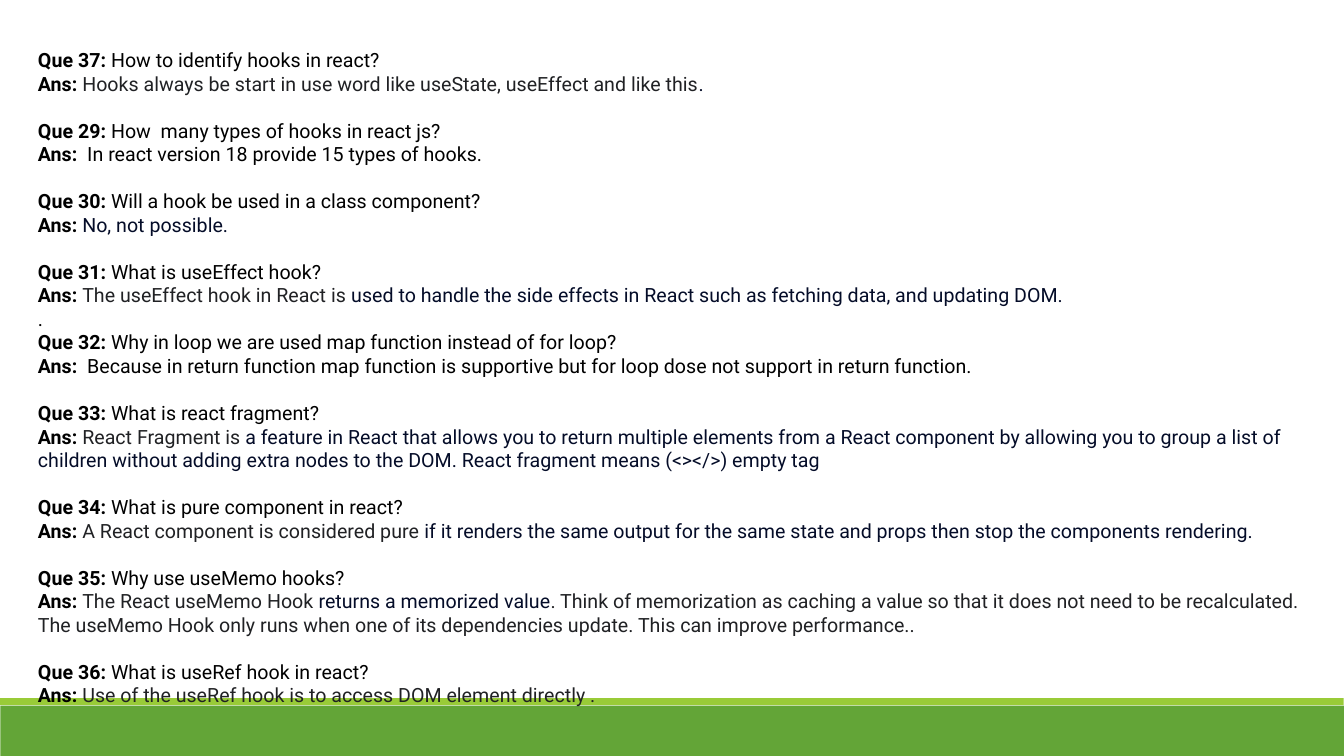
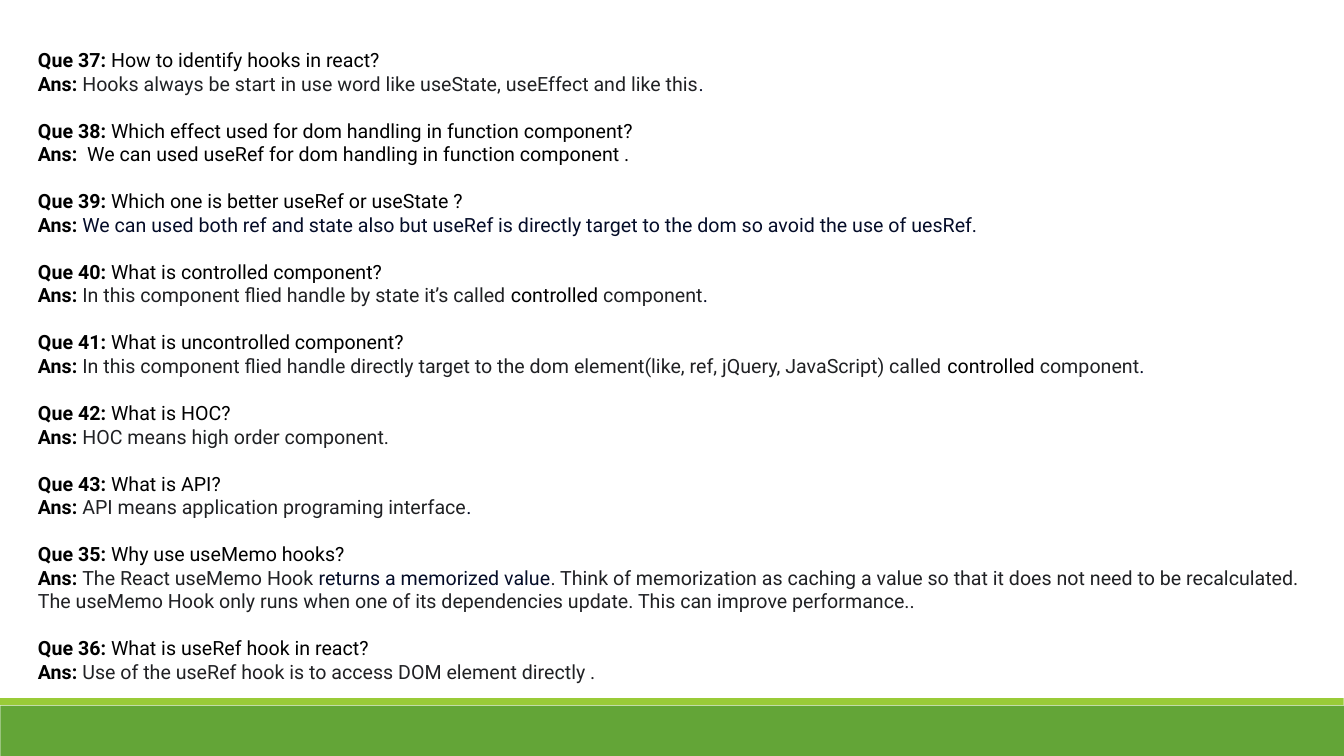
Before and after one commit to hatzademohit/code-step-by-step, a slide deck: slide 6 of QueAns/ReactQusAns.pptx. Drawn at 1344x756 pixels with LibreOffice and Linux fonts; fonts in the diff are those of the drawing. Boxes give left, top, right and bottom in pixels: in the first picture for what was removed or moved away, otherwise in the second. Text is boxed around its words. In the diff, an @@ line names an element or a change of style, - is before the commit and + after.

```diff
--- a/QueAns/ReactQusAns.pptx
+++ b/QueAns/ReactQusAns.pptx
@@ text at [38,123,1145,518]: text changed @@
-Que 29: How many types of hooks in react js?
-Ans: In react version 18 provide 15 types of hooks.
-Que 30: Will a hook be used in a class component?
-Ans: No, not possible.
-Que 31: What is useEffect hook?
-Ans: The useEffect hook in React is used to handle the side effects in React such as fetching data, and updating DOM.
-.
-Que 32: Why in loop we are used map function instead of for loop?
-Ans: Because in return function map function is supportive but for loop dose not support in return function.
-Que 33: What is react fragment?
-Ans: React Fragment is a feature in React that allows you to return multiple elements from a React component by allowing you to group a list of children without adding extra nodes to the DOM. React fragment means (<></>) empty tag
-Que 34: What is pure component in react?
-Ans: A React component is considered pure if it renders the same output for the same state and props then stop the components rendering.
+Que 38: Which effect used for dom handling in function component?
+Ans: We can used useRef for dom handling in function component .
+Que 39: Which one is better useRef or useState ?
+Ans: We can used both ref and state also but useRef is directly target to the dom so avoid the use of uesRef.
+Que 40: What is controlled component?
+Ans: In this component flied handle by state it’s called controlled component.
+Que 41: What is uncontrolled component?
+Ans: In this component flied handle directly target to the dom element(like, ref, jQuery, JavaScript) called controlled component.
+Que 42: What is HOC?
+Ans: HOC means high order component.
+Que 43: What is API?
+Ans: API means application programing interface.
```
Also in this commit, not shown: 19 other files.
